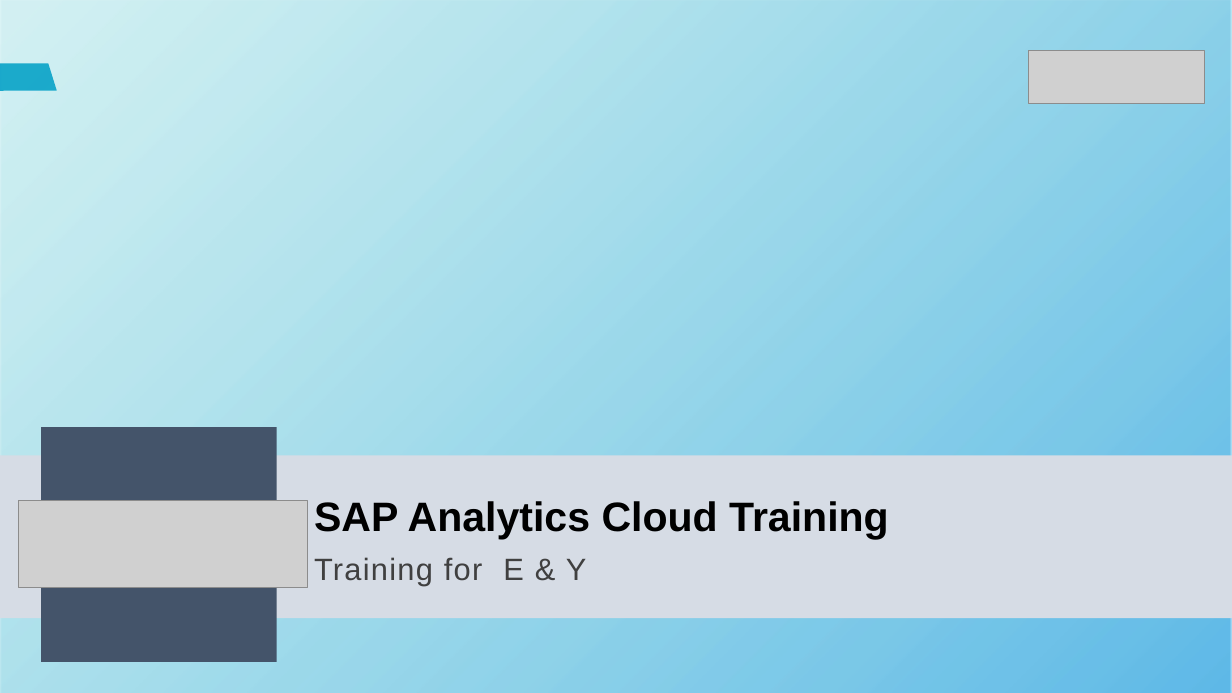
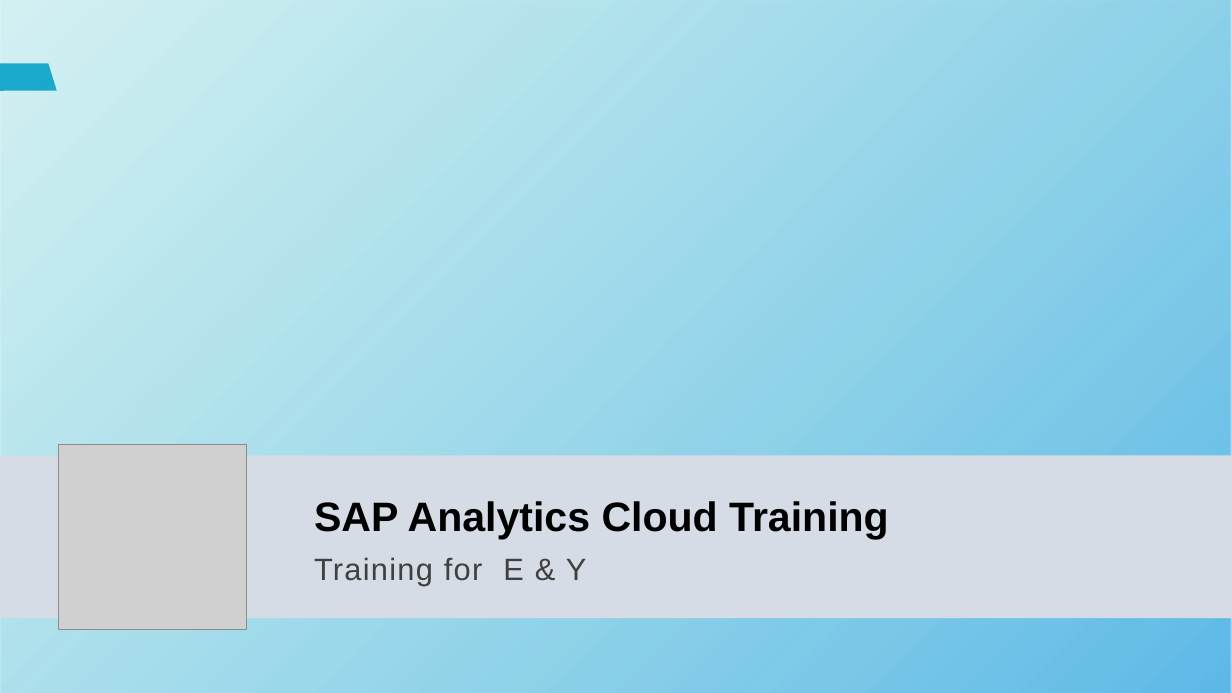
Before and after one commit to soyuztechnologies/EY_SAC_Training_Feb23, a slide deck: slide 1 of day 1/SAC_Training Day 1.pptx. Drawn at 1232x693 pixels with LibreOffice and Linux fonts; fonts in the diff are those of the drawing; grey boxes stand for pictures; background and template pictures are left out. Boxes give left, top, right and bottom in pixels: in the first picture for what was removed or moved away, otherwise in the second. Text is boxed around its words. In the diff, an @@ line names an element or a change of style, - is before the commit and + after.

```diff
--- a/day 1/SAC_Training Day 1.pptx
+++ b/day 1/SAC_Training Day 1.pptx
@@ picture removed at (1029, 50, 1204, 104) @@
@@ rectangle removed at (41, 427, 276, 662) @@
@@ picture added at (58, 445, 246, 630) @@
@@ picture removed at (18, 501, 308, 588) @@
```
Also in this commit, not shown: 25 other slides changed, 1 slide removed.
